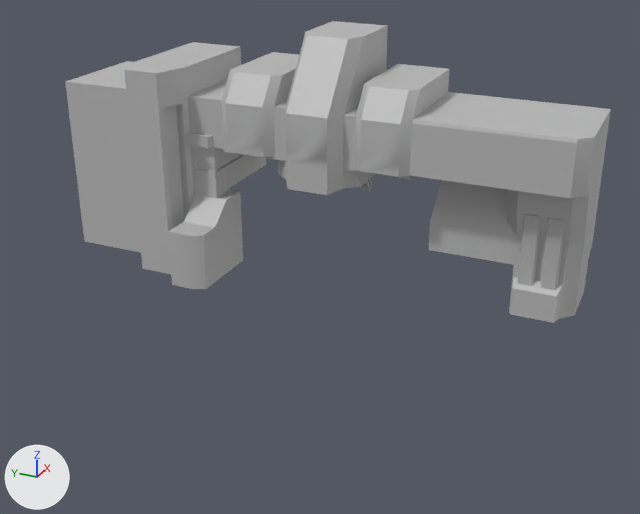
One commit to the FBX model Static Meshes/Environment/SM_Environment_Facility_Wall.fbx: the scene before it, then after it.
Before and after are seen from a 50 mm camera at (-138.6, -44.3, 66.7) aimed at (-12.2, 12.6, 3.5). The axes (+X, +Y, +Z) are drawn at lower left. The lights are the same throughout. Where no turn or scale is listed for an object, it has been applied to the vertices. Vertices at the same position are counted once.
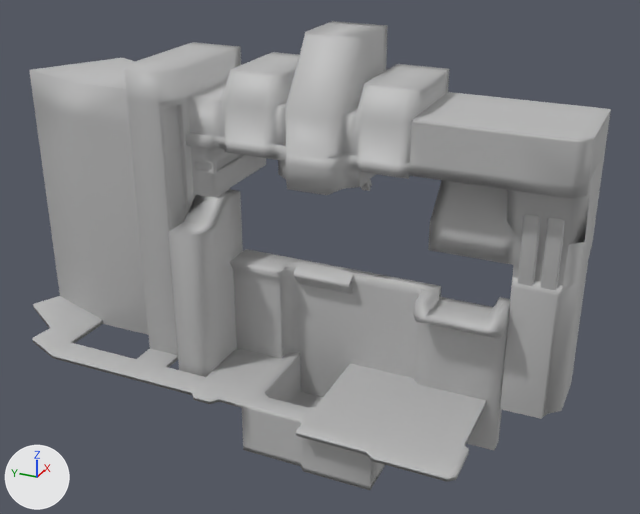
Where the newer file only moved an object's origin or applied its transform, the numbers keep the older frame.

Diff of the bpy script that builds the scene:
```diff
--- a/Static Meshes/Environment/SM_Environment_Facility_Wall.fbx.py
+++ b/Static Meshes/Environment/SM_Environment_Facility_Wall.fbx.py
@@ me_mesh @@
 # used by ob_cube_2; location = (0.0, -7.1, 20.8)
 # verts and faces of me_mesh; kept vertices keep their numbers, new ones are numbered from 1192
 # before: 33 (-11.0, -21.0, -20.8) at pixel (559, 318), 34 (0.1, -21.0, -20.8), 35 (-11.0, -13.1, -20.8) at pixel (509, 308), 36 (0.1, -13.1, -20.8), 39 (-12.8, -20.4, -20.8) at pixel (553, 322)
 # before: 40 (-12.8, -13.6, -20.8) at pixel (509, 314), 316 (-9.0, -23.0, -20.8) at pixel (574, 315), 317 (0.1, -23.0, -20.8) at pixel (583, 291)
-me_mesh.from_pydata(...)  # 1192 vertices, 1144 faces; spans x -24.8..2.7, y -23.0..67.1, z -21.4..19.8
+me_mesh.from_pydata(...)  # 1453 vertices, 1399 faces; spans x -34.6..4.9, y -23.0..81.9, z -47.3..19.8
+# me_mesh part 1: a new loose piece of 142 vertices spanning x -34.6..-11.0, y -12.0..81.9, z -47.3..-37.7, in mat_lambert1 (grey #bcbcbc)
+# me_mesh part 2: a new loose piece of 104 vertices spanning x -17.5..-9.7, y -13.3..35.6, z -47.3..-19.7, in mat_lambert1 (grey #bcbcbc)
+# me_mesh part 3
+for i in [*range(33, 37), 39, 40, 316, 317]: verts[i] += (0.0, 0.0, -17.9)
+# me_mesh part 4
+# 19 faces are deleted
+# 17 vertices in x -21.4..-11.0, y 35.5..52.1, z -21.4..-20.1 move by (0.0, 0.0, -17.3)
+# 6 vertices in x -24.8..-20.0, y 35.6..41.7, z -21.4 move by (0.0, -0.1, -17.3)
+# 6 vertices in x -24.8..-20.0, y 35.6..41.7, z -11.5 move by (0.0, -0.1, 0.0)
+# 5 vertices in x -15.8..2.7, y 67.1, z -7.7..9.2 move by (0.0, -2.1, 0.0)
+# 3 vertices in x -1.8, y 67.1, z -7.7..3.0 move by (2.8, 5.1, 0.0)
+# 7 vertices move from x -15.8..2.7, y 67.1, z -21.4..9.2 to x -11.1..4.9, y 70.0..79.2, z -38.7..9.2
+# 7 vertices are added at x -12.0..4.9, y 30.4..79.2, z -38.7..9.2
+# 8 new vertices lie (0.0, 12.9, 0.0) away from vertices in x -15.8..2.7, y 52.1, z -21.4..9.2
+# 32 new faces join them
+# me_mesh part 5: the surface is now shaded smooth
 me_mesh.materials.append(mat_lambert1)
```

Boxes [x1, y1, x2, y2] around the edits, measured in the pictures (640 x 514 px; the box of a moved part takes in the faces that stretch with it):
'Cube_2', reshaped (7% wider, 55% taller): before [65, 21, 611, 323]; after [29, 21, 611, 490]
part 1 of me_mesh, added: after [33, 296, 486, 490]
part 2 of me_mesh, added: after [230, 249, 510, 450]
part 3 of me_mesh, moved or reshaped: before [509, 269, 587, 323]; after [500, 269, 587, 419]
part 4 of me_mesh, built on: before [65, 61, 243, 289]; after [29, 58, 243, 377]
